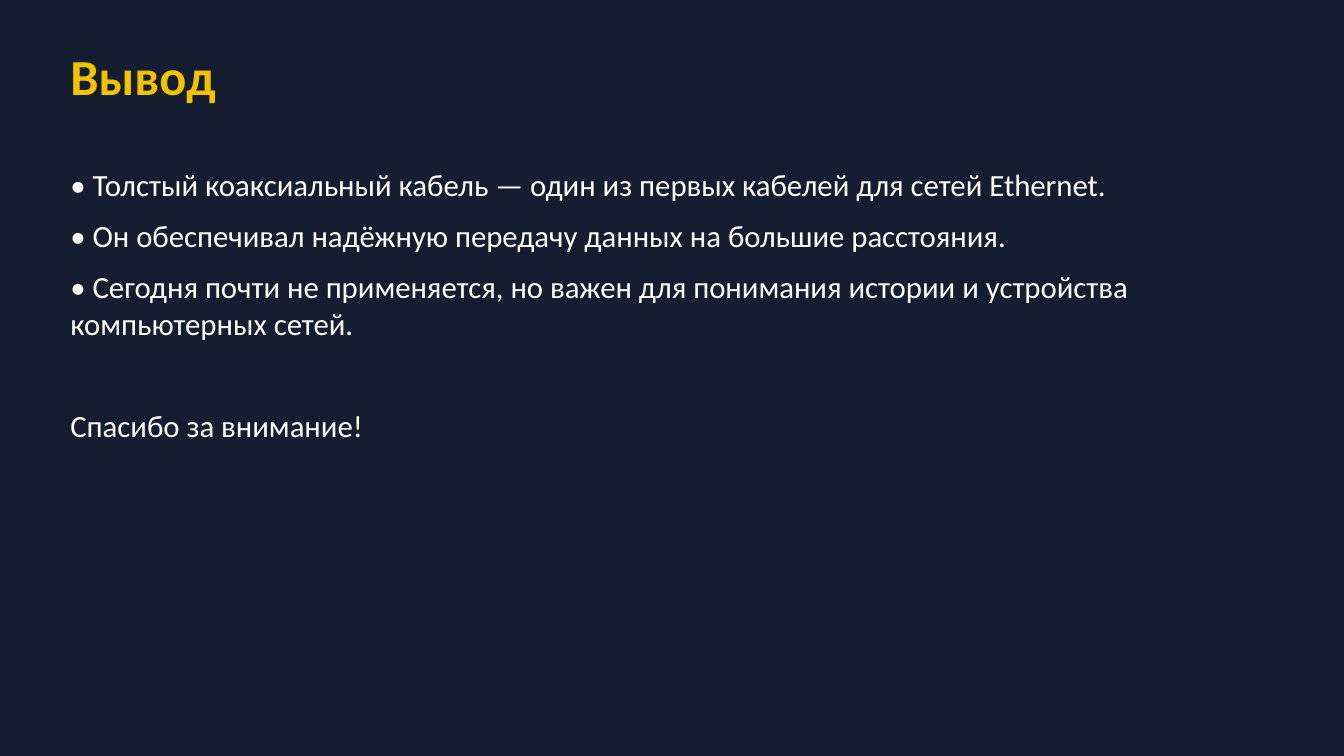
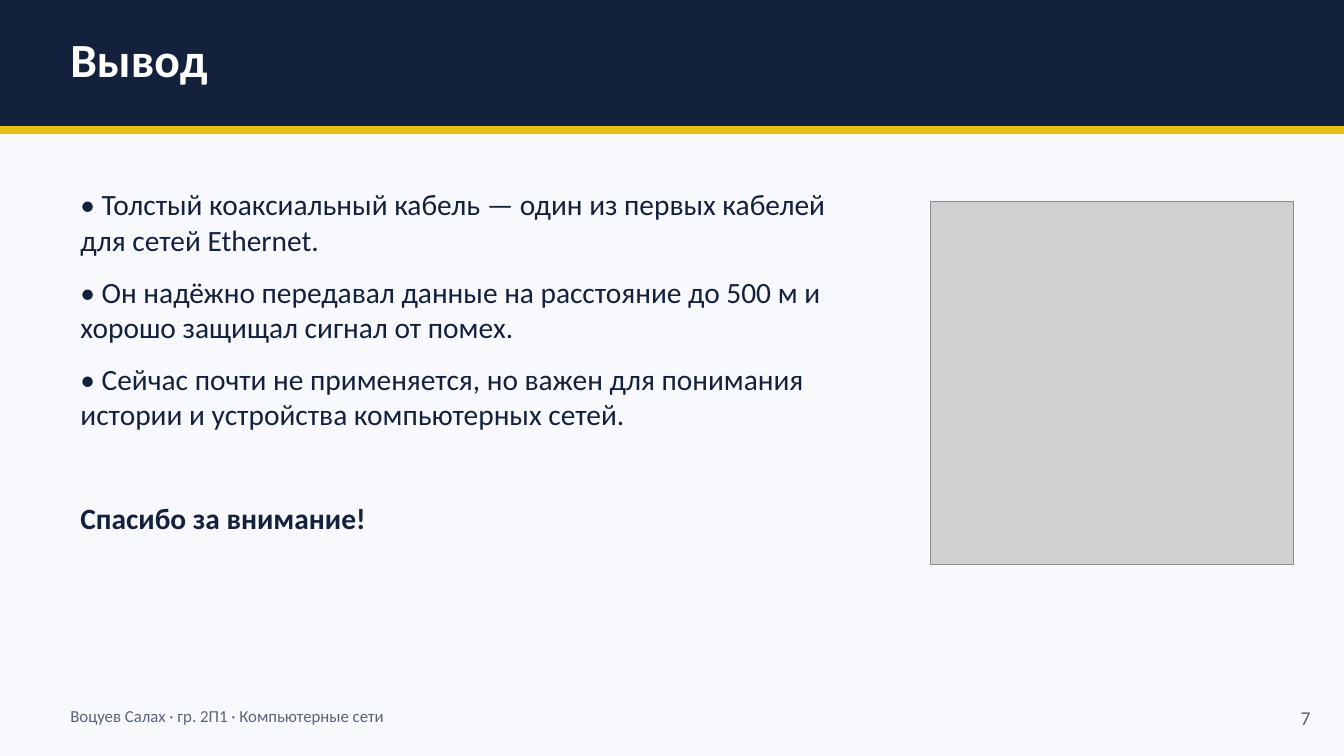
Before and after one commit to salahvocuev96-lang/di.style, a slide deck: slide 7 of presentation/Толстый_коаксиальный_кабель.pptx. Drawn at 1344x756 pixels with LibreOffice and Linux fonts; fonts in the diff are those of the drawing; grey boxes stand for pictures. Boxes give left, top, right and bottom in pixels: in the first picture for what was removed or moved away, otherwise in the second. Text is boxed around its words. In the diff, an @@ line names an element or a change of style, - is before the commit and + after.

```diff
--- a/presentation/Толстый_коаксиальный_кабель.pptx
+++ b/presentation/Толстый_коаксиальный_кабель.pptx
@@ background #141E30 to #F8F9FC @@
@@ rectangle added at (0,0,1344,126), fill #14213D @@
@@ text "Вывод": place and size @@
-text "Вывод" at (70,62,215,103)
+text "Вывод" at (70,46,207,85)
@@ text "Вывод" at (70,46,207,85): size 36 to 34 pt, text colour #F2C200 to #FFFFFF; less space between paragraphs @@
@@ rectangle added at (0,126,1344,134), fill #E8BC1C @@
@@ text "• Толстый коаксиальный кабель — ...": place and size @@
-text "• Толстый коаксиальный кабель — ..." at (70,174,1128,438)
+text "• Толстый коаксиальный кабель — ..." at (80,195,825,530)
@@ text at (80,195,825,530): size 22 to 21 pt, text colour #FFFFFF to #14213D in "• Толстый коаксиальный кабель — один из ...", "Спасибо за внимание!"; bold on in "Спасибо за внимание!"; more space between paragraphs @@
@@ picture added at (931,202,1294,565) @@
@@ text at (80,283,820,430): text changed; size 22 to 21 pt; text colour #FFFFFF to #14213D @@
-• Он обеспечивал надёжную передачу данных на большие расстояния.
-• Сегодня почти не применяется, но важен для понимания истории и устройства компьютерных сетей.
+• Он надёжно передавал данные на расстояние до 500 м и хорошо защищал сигнал от помех.
+• Сейчас почти не применяется, но важен для понимания истории и устройства компьютерных сетей.
@@ text added at (70,711,384,725), 12 pt, text #5A6478 @@
+Воцуев Салах · гр. 2П1 · Компьютерные сети
@@ text added at (1301,712,1311,725), 14 pt, text #5A6478 @@
+7
```
Also in this commit, not shown: 5 other slides changed, 1 slide added, 1 slide removed.
